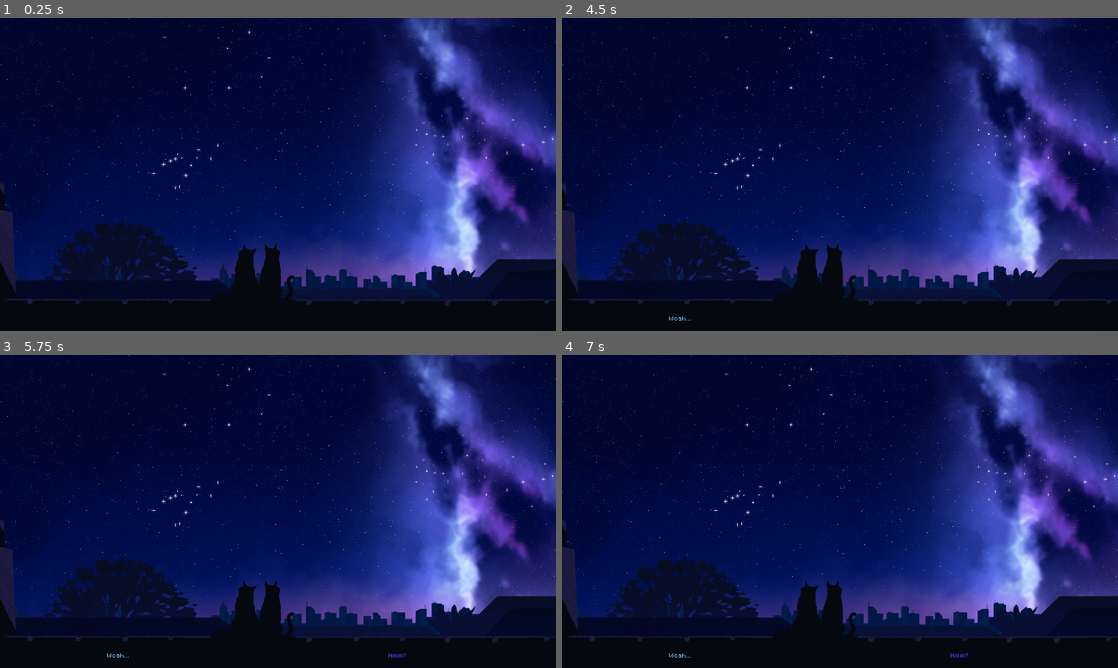
Above: before the commit, frames 1-4 (two rows, left to right).
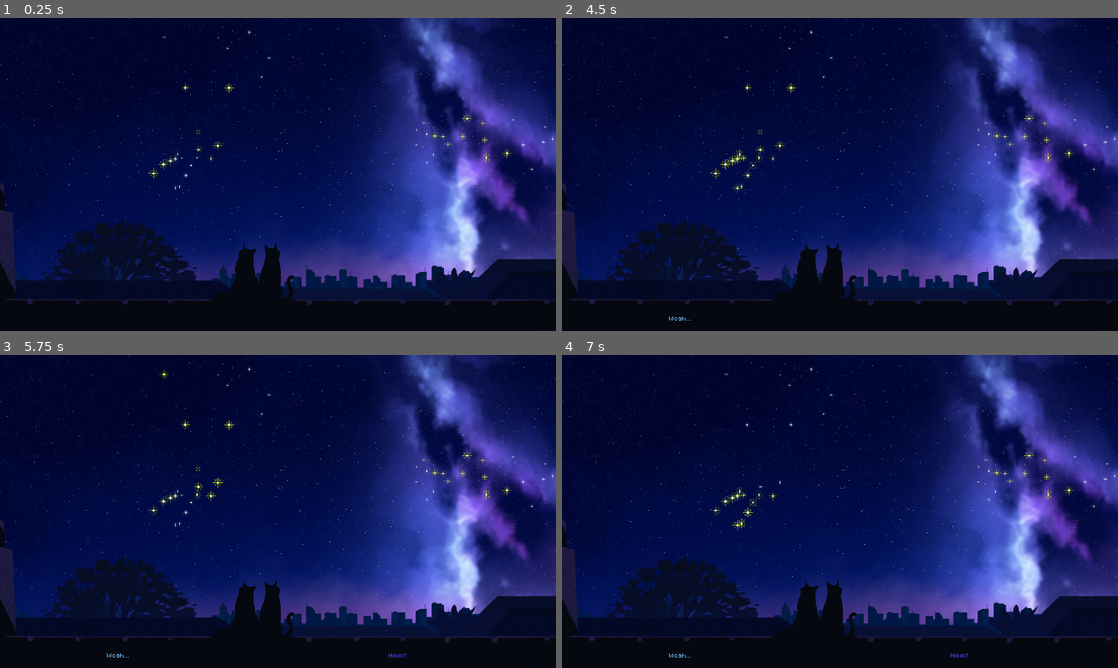
Above: after the commit, the same moments.

Repository: eilamg/Cosmicats
Game: Godot game, scene res://Main.tscn
The game is run twice, just before and just after one commit, with the same random seed, the same clock (stepped at 60 frames per second) and the same inputs.
Inputs (mouse positions are in pixels of both pictures, inside the frame that each line leads up to):
- Up to frame 1 (0.25 s): no input
- Up to frame 2 (4.5 s): tap Enter at 0.5, 2, 3.5 s; move the mouse to (962, 158) at 0.52 s; right-click (962, 158) at 0.6 s; click (962, 158) at 0.67 s; tap Space at 1.25, 2.75, 4.25 s; drag from (728, 190) to (812, 237) at 1.27 s; move the mouse to (895, 105) at 2.02 s; right-click (895, 105) at 2.1 s; drag from (812, 237) to (673, 127) at 2.77 s; move the mouse to (1006, 221) at 3.52 s; hold Down (ui_down) 3.53-4.25 s; right-click (1006, 221) at 3.6 s; drag from (673, 127) to (756, 96) at 4.27 s
- Up to frame 3 (5.75 s): move the mouse to (305, 511) at 5.02 s; hold Down (ui_down) from 5.03 s (still down); right-click (305, 511) at 5.1 s; click (305, 511) at 5.17 s
- Up to frame 4 (7 s): release Down (ui_down) at 5.75 s; drag from (756, 433) to (728, 527) at 5.77 s; move the mouse to (962, 495) at 6.52 s; right-click (962, 495) at 6.6 s

The runs differ from the first frame. In frame 1, 0.2% of the frame differs, in the area x 26-96%, y 20-52%; in frame 2, 0.3%, in the area x 26-96%, y 20-56%; in frame 3, 0.2%; in frame 4, 0.2%.

Commit message:
Add jellyfish constellation

Diff:
--- a/Main.tscn
+++ b/Main.tscn
@@ -28,6 +28,9 @@
 [ext_resource path="res://constellations/school_of_fish/silhouette.png" type="Texture" id=26]
 [ext_resource path="res://constellations/school_of_fish/skeleton.png" type="Texture" id=27]
 [ext_resource path="res://constellations/school_of_fish/art.png" type="Texture" id=28]
+[ext_resource path="res://constellations/jellyfish/silhouette.png" type="Texture" id=29]
+[ext_resource path="res://constellations/jellyfish/art.png" type="Texture" id=30]
+[ext_resource path="res://constellations/jellyfish/skeleton.png" type="Texture" id=31]
 
 [sub_resource type="OpenSimplexNoise" id=1]
 
@@ -52,6 +55,9 @@
 
 [sub_resource type="ConvexPolygonShape2D" id=8]
 points = PoolVector2Array( -270, -400, 350, 150, -50, 350, -250, -300 )
+
+[sub_resource type="ConvexPolygonShape2D" id=9]
+points = PoolVector2Array( 140, -200, 300, -200, 300, -20, 100, 200, -100, 220, -300, 80, -240, 20, 0, 0 )
 
 [node name="Main" type="Node2D"]
 script = ExtResource( 10 )
@@ -168,12 +174,11 @@
 [node name="Dialogue" parent="Parallax/Cats" instance=ExtResource( 19 )]
 margin_left = 961.085
 margin_right = 2881.08
-dragger_visibility = 1
 
 [node name="Constellations" type="Node2D" parent="."]
 
 [node name="Fish" parent="Constellations" instance=ExtResource( 2 )]
-position = Vector2( -350, 400 )
+position = Vector2( 2194.2, 205.113 )
 
 [node name="StarMarker" parent="Constellations/Fish/Axis/StarMarkers" index="0" instance=ExtResource( 1 )]
 position = Vector2( -95.4075, 37.9393 )
@@ -225,7 +230,7 @@
 texture = ExtResource( 7 )
 
 [node name="Mermaid" parent="Constellations" instance=ExtResource( 2 )]
-position = Vector2( -350, 400 )
+position = Vector2( 330.768, 416.018 )
 
 [node name="StarMarker" parent="Constellations/Mermaid/Axis/StarMarkers" index="0" instance=ExtResource( 1 )]
 position = Vector2( -193.525, -191.043 )
@@ -280,7 +285,7 @@
 texture = ExtResource( 24 )
 
 [node name="Catfish" parent="Constellations" instance=ExtResource( 2 )]
-position = Vector2( -350, 400 )
+position = Vector2( 757.917, 293.213 )
 
 [node name="StarMarker" parent="Constellations/Catfish/Axis/StarMarkers" index="0" instance=ExtResource( 1 )]
 position = Vector2( -74.5898, -118.771 )
@@ -320,7 +325,7 @@
 texture = ExtResource( 22 )
 
 [node name="Octopus" parent="Constellations" instance=ExtResource( 2 )]
-position = Vector2( -350, 400 )
+position = Vector2( 2813.57, 266.516 )
 
 [node name="StarMarker" parent="Constellations/Octopus/Axis/StarMarkers" index="0" instance=ExtResource( 1 )]
 position = Vector2( 167.964, -69.5532 )
@@ -402,7 +407,7 @@
 texture = ExtResource( 18 )
 
 [node name="SchoolOfFish" parent="Constellations" instance=ExtResource( 2 )]
-position = Vector2( -313.815, 398.97 )
+position = Vector2( 1765.87, 436.345 )
 
 [node name="StarMarker" parent="Constellations/SchoolOfFish/Axis/StarMarkers" index="0" instance=ExtResource( 1 )]
 position = Vector2( -316.682, -335.41 )
@@ -476,6 +481,54 @@
 
 [node name="Art" parent="Constellations/SchoolOfFish/Axis" index="4"]
 texture = ExtResource( 28 )
+
+[node name="Jellyfish" parent="Constellations" instance=ExtResource( 2 )]
+position = Vector2( 3362.35, 434.629 )
+
+[node name="StarMarker" parent="Constellations/Jellyfish/Axis/StarMarkers" index="0" instance=ExtResource( 1 )]
+position = Vector2( 129.889, -144.896 )
+
+[node name="StarMarker2" parent="Constellations/Jellyfish/Axis/StarMarkers" index="1" instance=ExtResource( 1 )]
+position = Vector2( 176.889, -179.896 )
+
+[node name="StarMarker3" parent="Constellations/Jellyfish/Axis/StarMarkers" index="2" instance=ExtResource( 1 )]
+position = Vector2( 249.889, -147.896 )
+
+[node name="StarMarker4" parent="Constellations/Jellyfish/Axis/StarMarkers" index="3" instance=ExtResource( 1 )]
+position = Vector2( 270.889, -88.8958 )
+
+[node name="StarMarker5" parent="Constellations/Jellyfish/Axis/StarMarkers" index="4" instance=ExtResource( 1 )]
+position = Vector2( 201.889, 9.10419 )
+
+[node name="StarMarker6" parent="Constellations/Jellyfish/Axis/StarMarkers" index="5" instance=ExtResource( 1 )]
+position = Vector2( 73.8894, 148.104 )
+
+[node name="StarMarker7" parent="Constellations/Jellyfish/Axis/StarMarkers" index="6" instance=ExtResource( 1 )]
+position = Vector2( 5.8894, 150.104 )
+
+[node name="StarMarker8" parent="Constellations/Jellyfish/Axis/StarMarkers" index="7" instance=ExtResource( 1 )]
+position = Vector2( -46.1106, 184.104 )
+
+[node name="StarMarker9" parent="Constellations/Jellyfish/Axis/StarMarkers" index="8" instance=ExtResource( 1 )]
+position = Vector2( -87.1106, 80.1042 )
+
+[node name="StarMarker10" parent="Constellations/Jellyfish/Axis/StarMarkers" index="9" instance=ExtResource( 1 )]
+position = Vector2( -159.111, 41.1042 )
+
+[node name="StarMarker11" parent="Constellations/Jellyfish/Axis/StarMarkers" index="10" instance=ExtResource( 1 )]
+position = Vector2( -249.111, 77.1042 )
+
+[node name="Shape" parent="Constellations/Jellyfish/Axis/Area" index="0"]
+shape = SubResource( 9 )
+
+[node name="Silhouette" parent="Constellations/Jellyfish/Axis" index="2"]
+texture = ExtResource( 29 )
+
+[node name="Skeleton" parent="Constellations/Jellyfish/Axis" index="3"]
+texture = ExtResource( 31 )
+
+[node name="Art" parent="Constellations/Jellyfish/Axis" index="4"]
+texture = ExtResource( 30 )
 
 [connection signal="mouse_entered" from="Camera/LeftMargin" to="Camera" method="_on_LeftMargin_mouse_entered"]
 [connection signal="mouse_exited" from="Camera/LeftMargin" to="Camera" method="_on_LeftMargin_mouse_exited"]
@@ -487,3 +540,4 @@
 [editable path="Constellations/Catfish"]
 [editable path="Constellations/Octopus"]
 [editable path="Constellations/SchoolOfFish"]
+[editable path="Constellations/Jellyfish"]
Not shown: 1 places in Main.tscn that only renumber resources
Binary file added: constellations/jellyfish/art.png
Not shown, added: constellations/jellyfish/art.png.import
Binary file added: constellations/jellyfish/silhouette.png
Not shown, added: constellations/jellyfish/silhouette.png.import
Binary file added: constellations/jellyfish/skeleton.png
Not shown, added: constellations/jellyfish/skeleton.png.import
